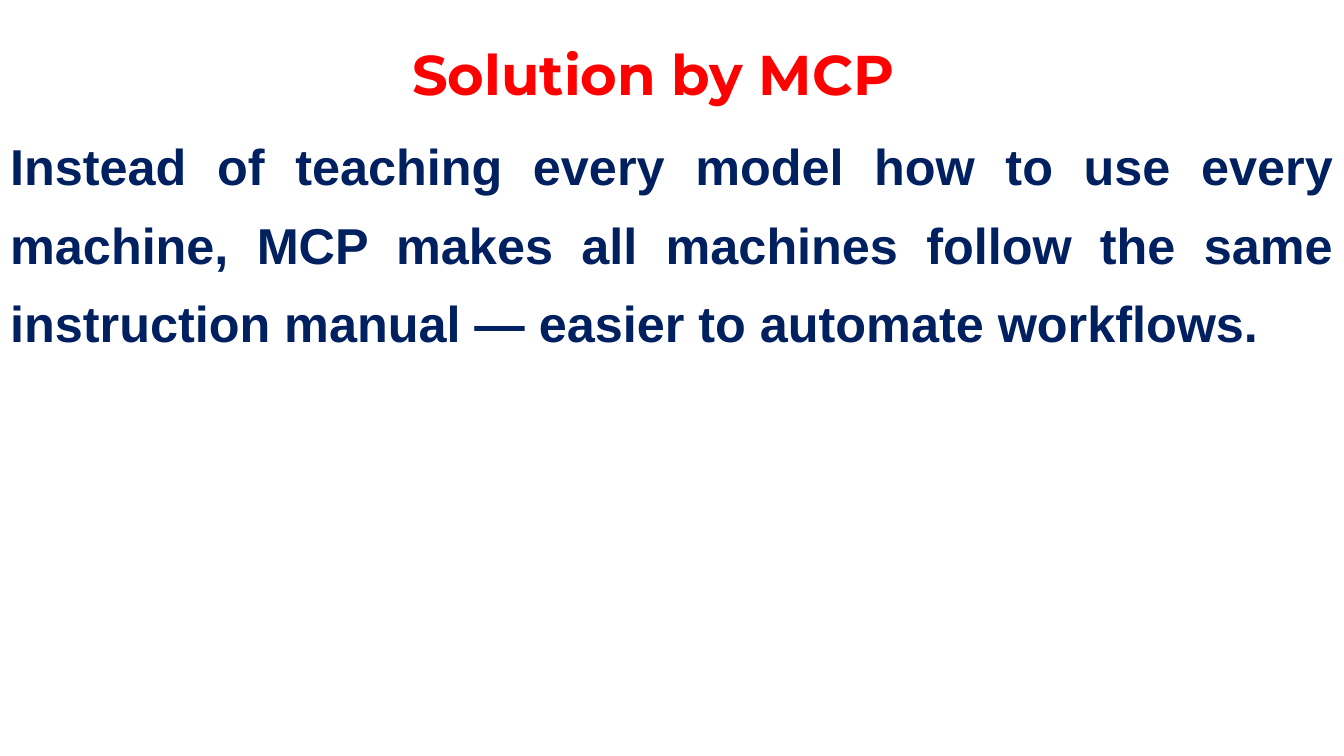
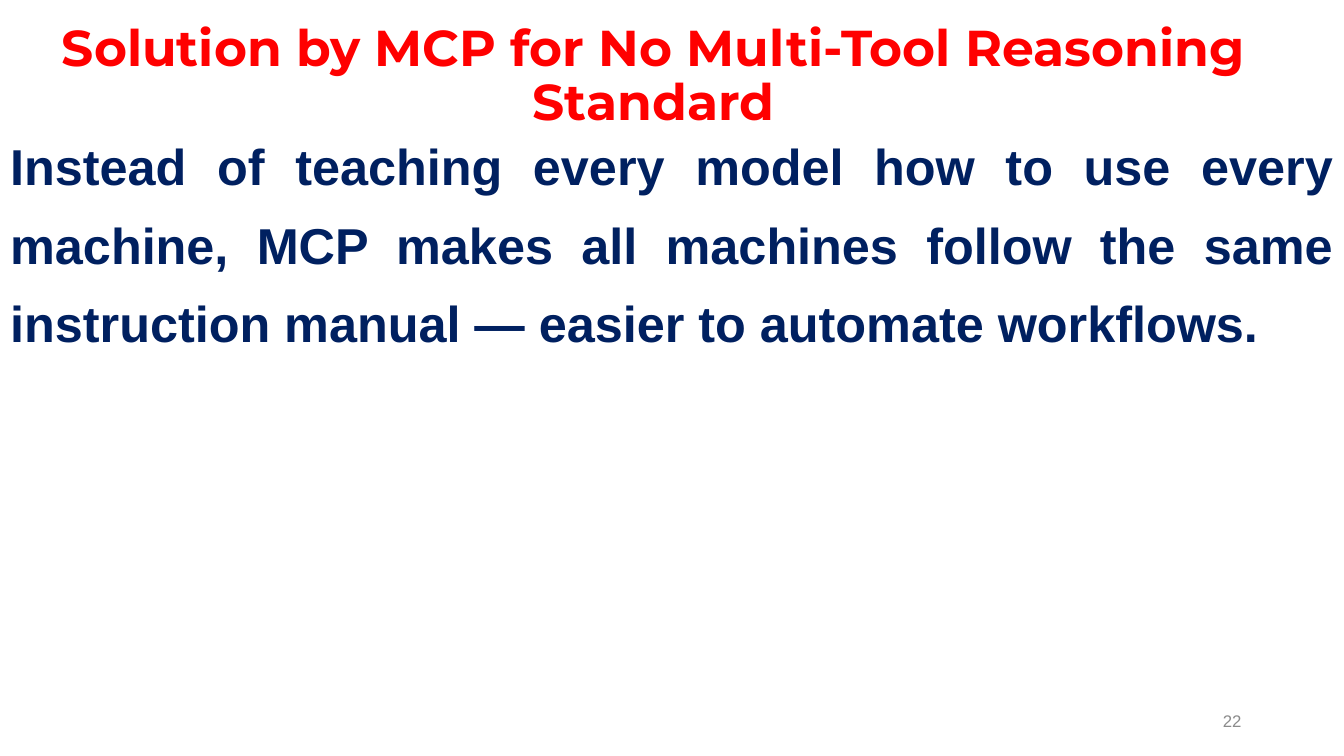
Before and after one commit to janakimeena/Building-Agents-with-MCP, a slide deck: slide 22 of Model Context Protocol Introduction.pptx (slide 20 before the commit). Drawn at 1344x756 pixels with LibreOffice and Linux fonts; fonts in the diff are those of the drawing. Boxes give left, top, right and bottom in pixels: in the first picture for what was removed or moved away, otherwise in the second. Text is boxed around its words. In the diff, an @@ line names an element or a change of style, - is before the commit and + after.

```diff
--- a/Model Context Protocol Introduction.pptx
+++ b/Model Context Protocol Introduction.pptx
@@ title at (62, 26, 1244, 121): text changed; size 40 to 36 pt @@
-Solution by MCP
+Solution by MCP for No Multi-Tool Reasoning Standard
@@ page number added at (1223, 715, 1242, 727), 12 pt, text #8C8C8C @@
+22
```
Also in this commit, not shown: 42 other slides changed, 2 slides added, 4 slides removed, 2 other files.
